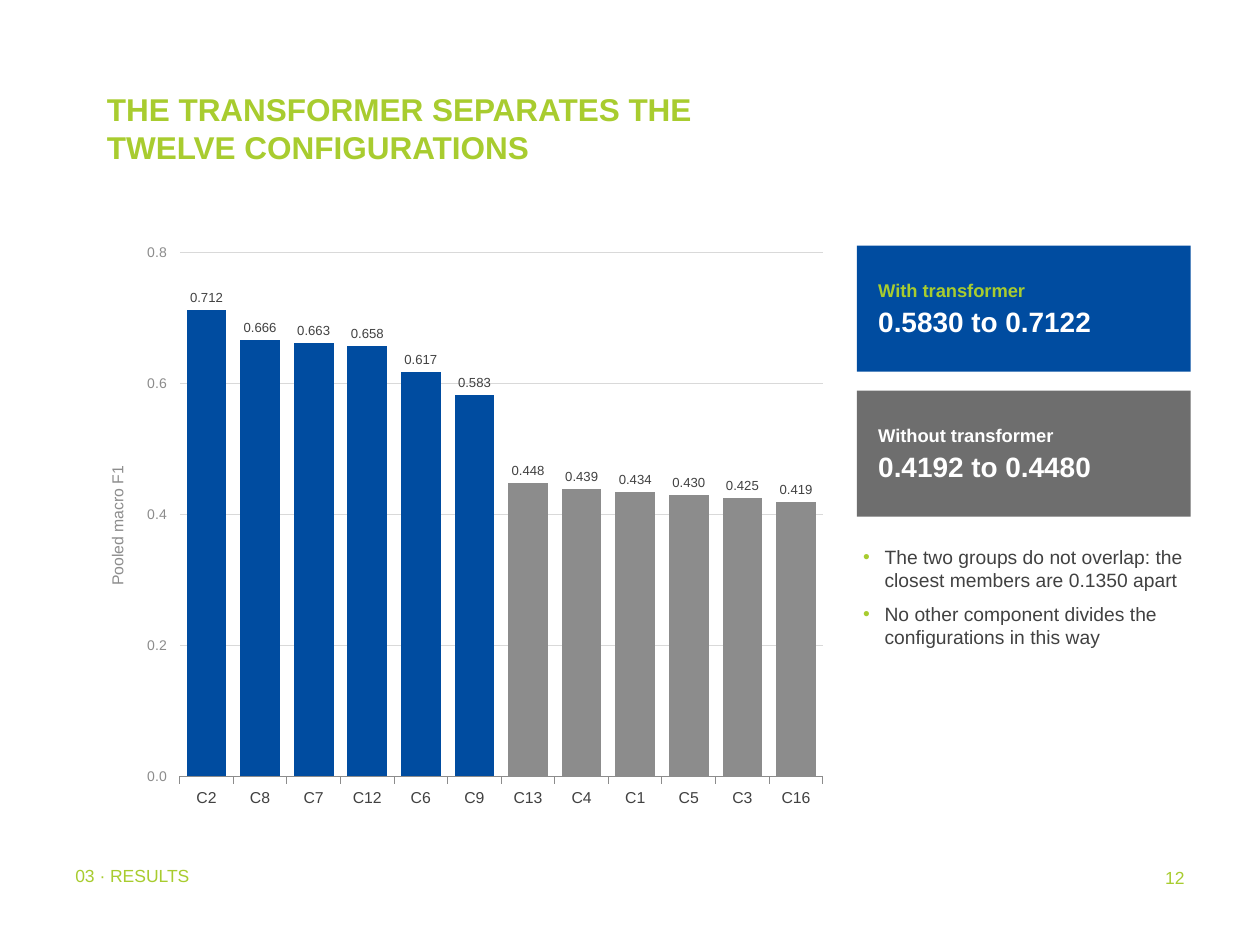
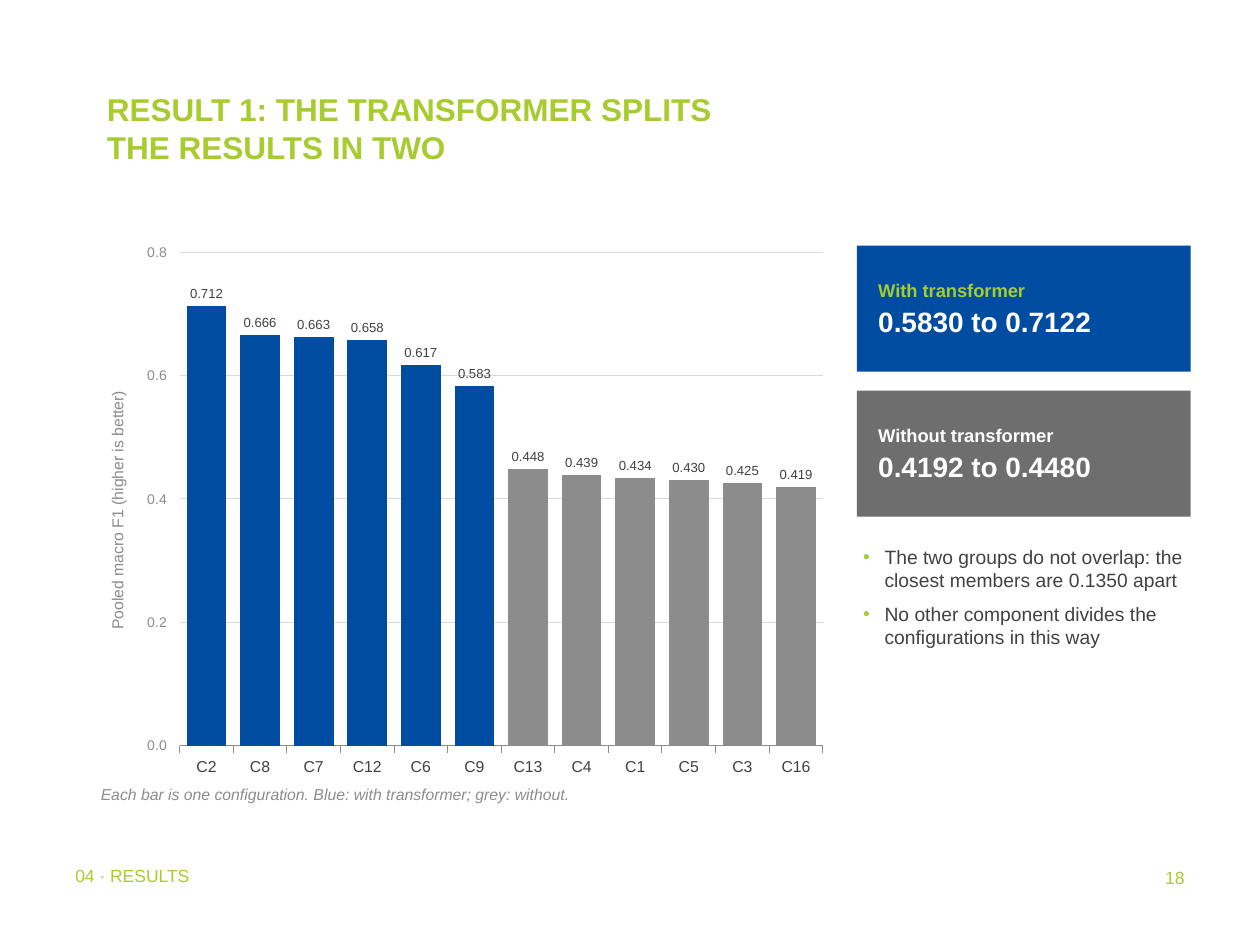
Before and after one commit to addhyan2000/FinalMERThesis, a slide deck: slide 18 of MER_Thesis_Defence.pptx (slide 12 before the commit). Drawn at 1260x945 pixels with LibreOffice and Linux fonts; fonts in the diff are those of the drawing; background and template pictures are left out. Boxes give left, top, right and bottom in pixels: in the first picture for what was removed or moved away, otherwise in the second. Text is boxed around its words. In the diff, an @@ line names an element or a change of style, - is before the commit and + after.

```diff
--- a/MER_Thesis_Defence.pptx
+++ b/MER_Thesis_Defence.pptx
@@ title at (x1=107, y1=99, x2=711, y2=160): text changed @@
-THE TRANSFORMER SEPARATES THE TWELVE CONFIGURATIONS
+RESULT 1: THE TRANSFORMER SPLITS THE RESULTS IN TWO
@@ column chart at (x1=82, y1=233, x2=838, y2=788) @@
@@ value axis title "Pooled macro F1" to "Pooled macro F1 (higher is better)" @@
@@ column chart resized from (x1=82, y1=233, x2=838, y2=819) to (x1=82, y1=233, x2=838, y2=788) @@
@@ text added at (x1=101, y1=788, x2=569, y2=803), 9 pt, text #8C8C8C, italic @@
+Each bar is one configuration. Blue: with transformer; grey: without.
@@ text at (x1=75, y1=869, x2=189, y2=882): text changed @@
-03 · RESULTS
+04 · RESULTS
@@ page number at (x1=1165, y1=872, x2=1184, y2=884): text changed @@
-12
+18
```
Also in this commit, not shown: 36 other slides changed, 9 slides added, 2 slides removed, 1 other file.
